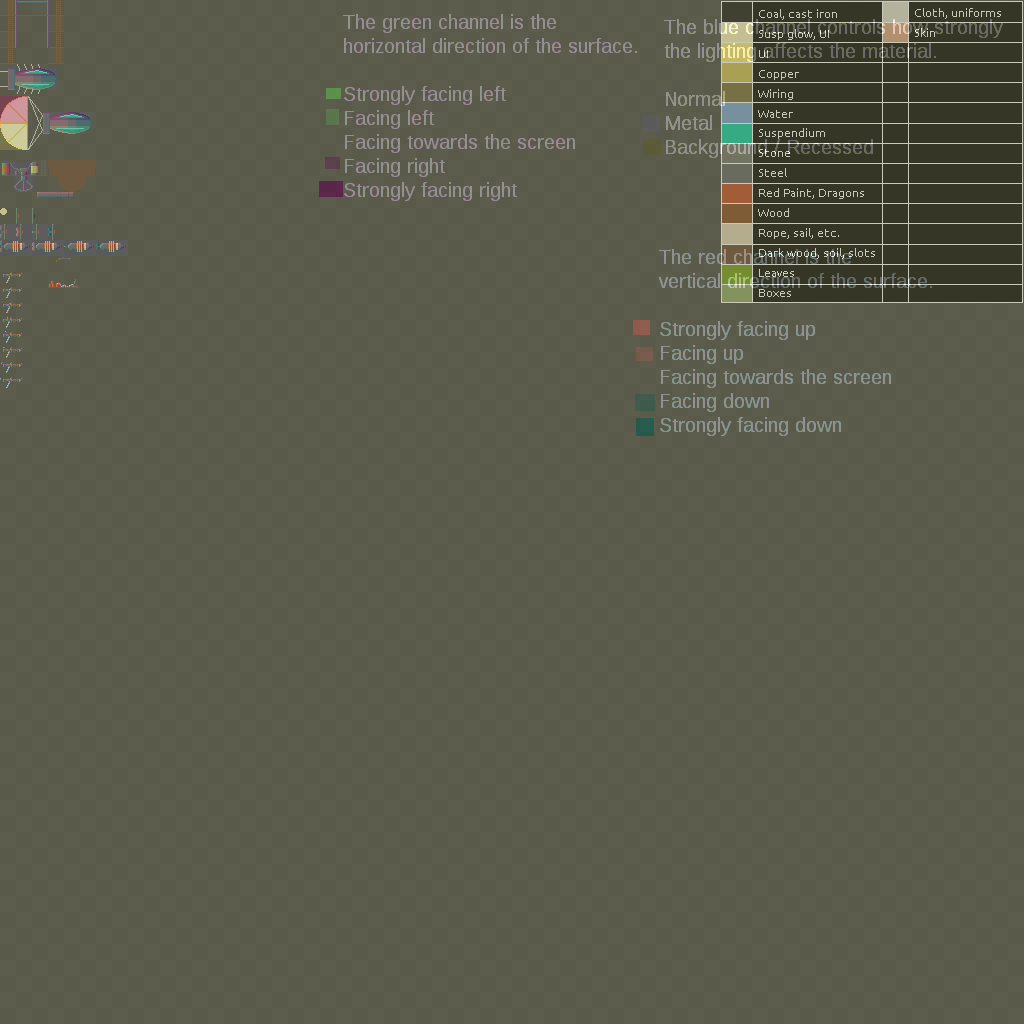
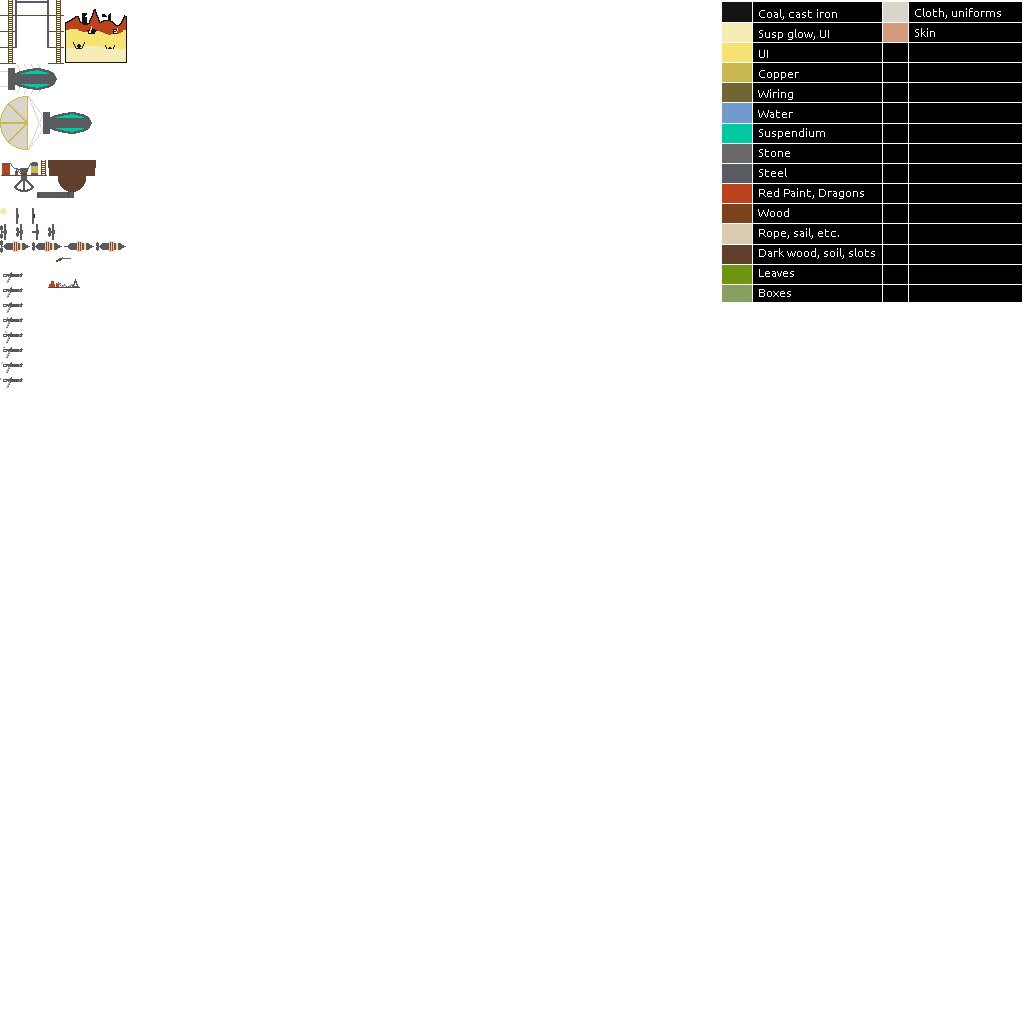
Two versions of the same layered image (1024px x 1024px). Layer-by-layer changes:
hid group "my_spritesheet_bump" (3 layers), opacity 42% → 100% over 0, 0, 1024, 1024
painted on "my_spritesheet" over 65, 9, 127, 63
hid "16x16 grid" over 0, 0, 1024, 1024
